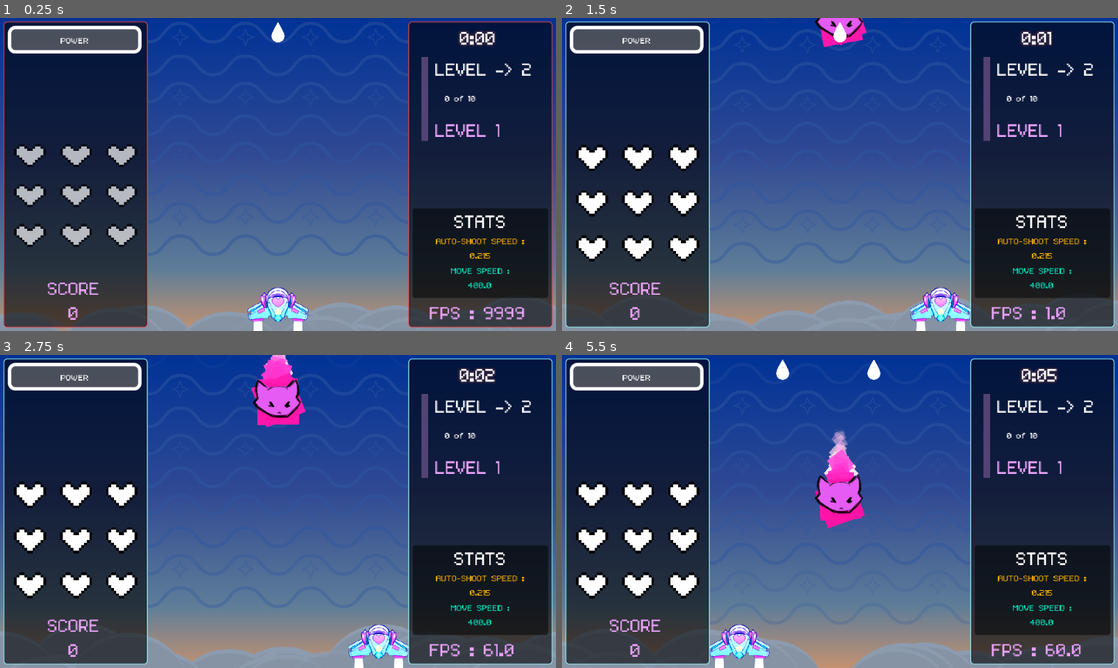
Above: before the commit, frames 1-4 (two rows, left to right).
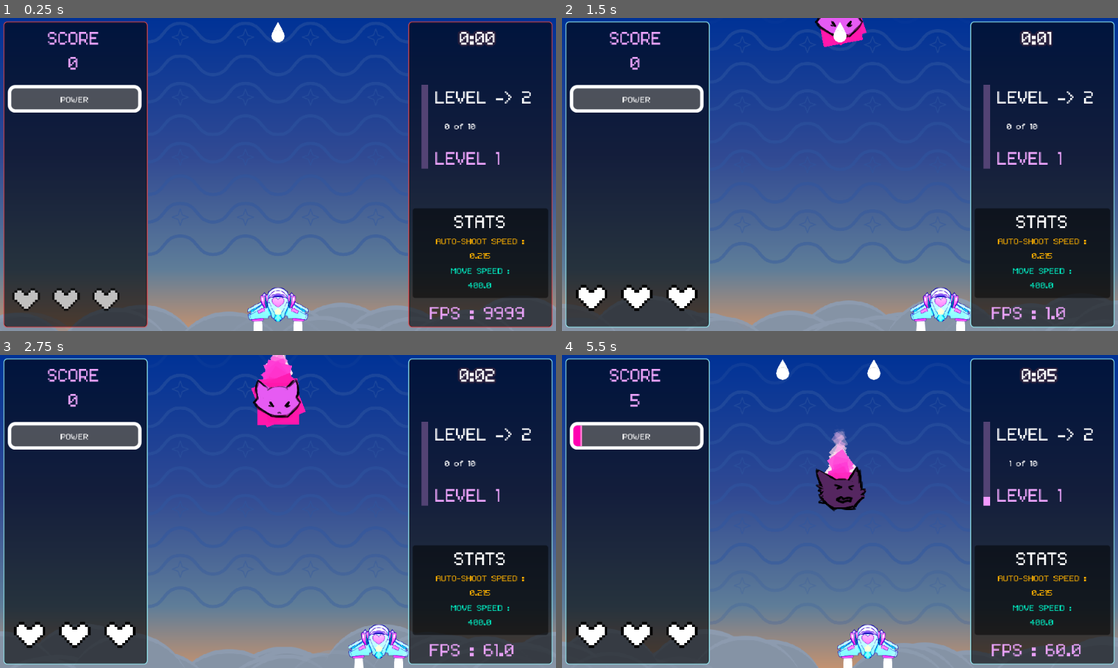
Above: after the commit, the same moments.

Repository: JoshuaOddBloom/ANSG_MeowBlast
Game: Godot game, scene res://scenes/base_level/base_level.tscn
The game is run twice, just before and just after one commit, with the same random seed, the same clock (stepped at 60 frames per second) and the same inputs. This scene is started directly instead of the project's main scene. Sound files missing from this copy of the repository are replaced by a short silence.
Inputs (mouse positions are in pixels of both pictures, inside the frame that each line leads up to):
- Up to frame 1 (0.25 s): no input
- Up to frame 2 (1.5 s): move the mouse to (962, 158) at 0.52 s; hold Right (ui_right) 0.53-1.28 s; tap J (shoot) at 0.6 s; click (962, 158) at 0.67 s; tap K (use_power) at 0.8, 1.35 s; move the mouse to (728, 190) at 1.27 s; hold Down (ui_down) from 1.28 s (still down)
- Up to frame 3 (2.75 s): click (166, 527) at 1.55 s; move the mouse to (333, 442) at 2.02 s; release Down (ui_down) at 2.03 s; hold Right (ui_right) from 2.03 s (still down); click (333, 442) at 2.1 s; right-click (333, 442) at 2.3 s
- Up to frame 4 (5.5 s): move the mouse to (812, 574) at 2.77 s; right-click (812, 574) at 2.85 s; click (812, 574) at 2.92 s; tap J (shoot) at 3.05, 3.6 s; move the mouse to (1006, 558) at 3.52 s; release Right (ui_right) at 3.53 s; hold Left (ui_left) 3.53-5.03 s; click (1006, 558) at 3.67 s; tap K (use_power) at 3.8, 4.35 s; move the mouse to (673, 464) at 4.27 s; click (673, 464) at 4.55 s; move the mouse to (867, 511) at 5.02 s; hold Down (ui_down) from 5.03 s (still down); click (867, 511) at 5.1 s; right-click (867, 511) at 5.3 s

The runs differ from the first frame. In frame 1, 8.7% of the frame differs, in the area x 1-96%, y 2-97%; in frame 2, 9.3%; in frame 3, 9.3%; in frame 4, 12%, in the area x 1-96%, y 2-100%.

Commit message:
checkpoing

Diff:
--- a/autoload/game_events.gd
+++ b/autoload/game_events.gd
@@ -8,6 +8,7 @@
 # Game-flow elements
 signal global_scale_target_changed
 signal update_player_stats(stat: String, value: float)
+signal use_power
 signal player_power_charged
 signal player_power_used
 signal player_power_being_used
@@ -124,6 +125,10 @@
 	projectile_count_changed.emit(projectile_count)
 
 
+func emit_use_power():
+	use_power.emit()
+
+
 func emit_player_power_charged():
 	player_power_charged.emit()
 
--- a/project.godot
+++ b/project.godot
@@ -127,6 +127,16 @@
 , Object(InputEventKey,"resource_local_to_scene":false,"resource_name":"","device":-1,"window_id":0,"alt_pressed":false …(186 unchanged characters)…
 ]
 }
+mouse_button_left={
+"deadzone": 0.2,
+"events": [Object(InputEventMouseButton,"resource_local_to_scene":false,"resource_name":"","device":-1,"window_id":0,"alt_pressed":false,"shift_pressed":false,"ctrl_pressed":false,"meta_pressed":false,"button_mask":1,"position":Vector2(239, 39),"global_position":Vector2(258, 135),"factor":1.0,"button_index":1,"canceled":false,"pressed":true,"double_click":false,"script":null)
+]
+}
+mouse_button_right={
+"deadzone": 0.2,
+"events": [Object(InputEventMouseButton,"resource_local_to_scene":false,"resource_name":"","device":-1,"window_id":0,"alt_pressed":false,"shift_pressed":false,"ctrl_pressed":false,"meta_pressed":false,"button_mask":2,"position":Vector2(706, 34),"global_position":Vector2(725, 130),"factor":1.0,"button_index":2,"canceled":false,"pressed":true,"double_click":false,"script":null)
+]
+}
 
 [layer_names]
 
@@ -140,3 +150,4 @@
 textures/canvas_textures/default_texture_filter=0
 renderer/rendering_method="gl_compatibility"
 renderer/rendering_method.mobile="gl_compatibility"
+textures/vram_compression/import_etc2_astc=true
--- a/scenes/base_level/base_level.gd
+++ b/scenes/base_level/base_level.gd
@@ -3,7 +3,6 @@
 @export var enemy_scene: PackedScene
 @export var enemy_spawn_timer_min_wait: float = 1.5
 @export var enemy_spawn_timer_max_wait: float = 2.5
-
 @onready var entities_layer: Node2D = %EntitiesLayer
 @onready var player: Player = %Player
 @onready var enemy_spawner_timer: Timer = $EnemySpawnerTimer
@@ -12,7 +11,6 @@
 @onready var projectile_bounds: Area2D = %ProjectileBounds
 @onready var hurt_box: Area2D = %HurtBox
 # Levels
-#@onready var bg_animation_player: AnimationPlayer = %BGAnimationPlayer
 @onready var level_transition_player: AnimationPlayer = $BG/LevelTransitionPlayer
 @onready var pattern_animation_player: AnimationPlayer = %PatternAnimationPlayer
 @onready var game_over_rand_audio_component: RandomAudioStreamPlayer = %GameOverRandAudioComponent
@@ -33,11 +31,9 @@
 	enemy_spawner_timer_2.timeout.connect(on_enemy_spawner_timer_2_timeout)
 	enemy_spawner_timer_3.timeout.connect(on_enemy_spawner_timer_3_timeout)
 	GameEvents.level_changed.connect(on_level_changed)
-
 	# For UI initial status
 	GameEvents.level_launch_signal_request()
 	player.update_player_stats()
-
 	projectile_bounds.area_entered.connect(on_projectile_bounds_entered)
 	hurt_box.area_entered.connect(on_hurt_box_entered)
 	GameEvents.game_played = true
--- a/scenes/base_level/base_level.tscn
+++ b/scenes/base_level/base_level.tscn
@@ -560,6 +560,8 @@
 enemy_scene = ExtResource("3_jlp5g")
 enemy_spawn_timer_min_wait = 1.0
 enemy_spawn_timer_max_wait = 2.25
+metadata/_edit_vertical_guides_ = [170.0, 470.0]
+metadata/_edit_horizontal_guides_ = [-27.0, -3.0]
 
 [node name="AudioStreamPlayer" type="AudioStreamPlayer" parent="."]
 stream = ExtResource("3_g525y")
@@ -729,7 +731,7 @@
 monitorable = false
 
 [node name="CollisionShape2D" type="CollisionShape2D" parent="ProjectileBounds"]
-position = Vector2(320, -27.5)
+position = Vector2(322, -27)
 shape = SubResource("RectangleShape2D_0wob2")
 debug_color = Color(0.92705, 0.269834, 7.70092e-07, 0.42)
 
--- a/scenes/player/player.gd
+++ b/scenes/player/player.gd
@@ -35,6 +35,7 @@
 
 
 func _ready() -> void:
+	GameEvents.use_power.connect(use_power)
 	GameEvents.player_power_charged.connect(on_player_power_charged)
 	GameEvents.get_player_health.connect(on_get_player_health)
 	GameEvents.player_defeated.connect(on_player_defeated)
@@ -42,15 +43,15 @@
 	GameEvents.score_count_changed.connect(on_score_count_changed)
 	GameEvents.item_drop_collected.connect(on_item_drop_collected)
 	GameEvents.global_scale_target_changed.connect(on_global_scale_target_changed)
-
+	#
 	health_component.defeated.connect(on_player_defeated)
 	semi_automatic_timer.timeout.connect(on_semi_automatic_timer_timeout)
 	#boost_automatic_timer.timeout.connect(on_semi_automatic_timer_timeout)
 	using_power_timer.timeout.connect(on_using_power_timer_timeout)
 
+	GameEvents.emit_player_health_changed(health_component.current_health)
 	power_ready_gpu_particles_2d.emitting = false
 	semi_automatic_timer.wait_time = projectile_base_wait_time
-
 	update_player_stats()
 
 
@@ -65,16 +66,22 @@
 		elif scale == GameEvents.global_scale_target:
 			lerp_scale_to_global_scale_target = false
 
+	if Input.is_mouse_button_pressed(MOUSE_BUTTON_LEFT):
+		var global_mouse_position = get_global_mouse_position()
+		if global_mouse_position.x <= 170 or global_mouse_position.x >= 470:
+			return
+
+		global_position.x = global_mouse_position.x
+
 	# Move Left
 	if Input.is_action_pressed("ui_left"):
 		global_position.x -= move_speed * delta
-
 	# Move Right
 	elif Input.is_action_pressed("ui_right"):
 		global_position.x += move_speed * delta
 
 	# Fire Projectile
-	if Input.is_action_just_pressed("shoot"):
+	if Input.is_action_just_pressed("shoot") or Input.is_action_just_pressed("mouse_button_left"):
 		if ! can_shoot:
 			# Cannot shoot, break out of loop
 			return
@@ -82,19 +89,23 @@
 
 		semi_automatic_timer.start()
 
-	elif Input.is_action_just_released("shoot"):
+	elif Input.is_action_just_released("shoot") or Input.is_action_just_released("mouse_button_left"):
 		semi_automatic_timer.stop()
 
-	if Input.is_action_just_pressed("use_power"):
-		if can_use_power:
+	if Input.is_action_just_pressed("use_power") or Input.is_action_just_pressed("mouse_button_right"):
+		use_power()
+
+	move_and_slide()
+
+
+func use_power():
+	if can_use_power:
 			projectile_base_wait_time = semi_automatic_timer.wait_time
 			can_use_power = false
 			is_using_power = true
 			set_power_parameters()
 			using_power_timer.start()
 			update_power_bar_value_timer.start()
-
-	move_and_slide()
 
 
 func update_player_stats():
--- a/scenes/ui/progress_bar.gd
+++ b/scenes/ui/progress_bar.gd
@@ -3,6 +3,7 @@
 @export var label_text_override: String = ""
 @onready var progress_bar: ProgressBar = $ProgressBar
 @onready var label: Label = $Label
+@onready var power_button: Button = %PowerButton
 
 var power_being_used: bool = false
 
@@ -10,6 +11,7 @@
 	#GameEvents.player_power_used.connect(on_player_power_used)
 	#GameEvents.player_power_being_used.connect(on_player_power_being_used)
 	GameEvents.player_update_power_value.connect(on_player_update_power_value)
+	power_button.pressed.connect(on_power_button_pressed)
 	#GameEvents.score_count_changed.connect(on_score_count_changed)
 	if label_text_override != "":
 		label.text = label_text_override
@@ -46,3 +48,7 @@
 func on_player_update_power_value(current_power, power_target):
 	progress_bar.max_value = power_target
 	progress_bar.value = current_power
+
+
+func on_power_button_pressed():
+	GameEvents.emit_use_power()
--- a/scenes/ui/ui.gd
+++ b/scenes/ui/ui.gd
@@ -47,6 +47,7 @@
 	GameEvents.update_player_stats.connect(on_update_player_stats)
 	GameEvents.game_over.connect(on_game_over)
 
+	score_count_label.text = "SCORE\n0"
 	fps_timer.timeout.connect(on_fps_timer_timeout)
 	#retry_button.pressed.connect(on_retry_button_pressed)
 	enemy_health_bar.hide()
--- a/scenes/ui/ui.tscn
+++ b/scenes/ui/ui.tscn
@@ -11,7 +11,6 @@
 [ext_resource type="Theme" uid="uid://cjpmhdv1xll3w" path="res://assets/themes/default_theme_small_font_no_outline.tres" id="6_4kltc"]
 [ext_resource type="Texture2D" uid="uid://cumppv8gqdv46" path="res://assets/textures/movement_trails_thin.png" id="6_jcn1r"]
 [ext_resource type="PackedScene" uid="uid://hm13npaclqff" path="res://scenes/ui/power_up_container_icon.tscn" id="7_hl07w"]
-[ext_resource type="PackedScene" uid="uid://cfavwx3yccek6" path="res://scenes/ui/heart_container_icon.tscn" id="8_swkix"]
 
 [sub_resource type="Animation" id="Animation_uegxj"]
 length = 0.001
@@ -163,6 +162,9 @@
 [sub_resource type="RectangleShape2D" id="RectangleShape2D_g5kmx"]
 size = Vector2(190, 600)
 
+[sub_resource type="RectangleShape2D" id="RectangleShape2D_hl07w"]
+size = Vector2(145, 34.1)
+
 [sub_resource type="StyleBoxFlat" id="StyleBoxFlat_uegxj"]
 bg_color = Color(0.324912, 0.262358, 0.455576, 1)
 
@@ -241,6 +243,19 @@
 layout_mode = 2
 size_flags_horizontal = 4
 
+[node name="ScoreCountLabel" type="Label" parent="MarginContainer/HBoxContainer/PanelContainer/LeftUIVBox"]
+unique_name_in_owner = true
+modulate = Color(0.908646, 0.629312, 0.968326, 1)
+custom_minimum_size = Vector2(153, 64)
+layout_mode = 2
+size_flags_horizontal = 0
+size_flags_vertical = 8
+theme_override_font_sizes/font_size = 32
+text = "SCORE
+00000000000"
+horizontal_alignment = 1
+autowrap_mode = 2
+
 [node name="PowerProgressBar" type="PanelContainer" parent="MarginContainer/HBoxContainer/PanelContainer/LeftUIVBox"]
 unique_name_in_owner = true
 clip_contents = true
@@ -268,8 +283,21 @@
 text = "POWER"
 horizontal_alignment = 1
 
+[node name="PowerButton" type="Button" parent="MarginContainer/HBoxContainer/PanelContainer/LeftUIVBox/PowerProgressBar"]
+unique_name_in_owner = true
+modulate = Color(1, 1, 1, 0)
+custom_minimum_size = Vector2(145, 24)
+layout_mode = 2
+mouse_filter = 1
+
+[node name="TouchScreenButton" type="TouchScreenButton" parent="MarginContainer/HBoxContainer/PanelContainer/LeftUIVBox"]
+position = Vector2(77, 16)
+shape = SubResource("RectangleShape2D_hl07w")
+action = "mouse_button_left"
+
 [node name="PowerContainersHBox" type="HBoxContainer" parent="MarginContainer/HBoxContainer/PanelContainer/LeftUIVBox"]
 unique_name_in_owner = true
+visible = false
 layout_mode = 2
 size_flags_horizontal = 4
 size_flags_vertical = 0
@@ -296,53 +324,8 @@
 custom_minimum_size = Vector2(154, 0)
 layout_mode = 2
 size_flags_horizontal = 4
-size_flags_vertical = 0
+size_flags_vertical = 8
 columns = 3
-
-[node name="HeartIcon" parent="MarginContainer/HBoxContainer/PanelContainer/LeftUIVBox/MarginContainer/HeartContainersHBox" instance=ExtResource("8_swkix")]
-layout_mode = 2
-size_flags_horizontal = 3
-size_flags_vertical = 0
-
-[node name="HeartIcon2" parent="MarginContainer/HBoxContainer/PanelContainer/LeftUIVBox/MarginContainer/HeartContainersHBox" instance=ExtResource("8_swkix")]
-layout_mode = 2
-size_flags_horizontal = 3
-size_flags_vertical = 0
-
-[node name="HeartIcon3" parent="MarginContainer/HBoxContainer/PanelContainer/LeftUIVBox/MarginContainer/HeartContainersHBox" instance=ExtResource("8_swkix")]
-layout_mode = 2
-size_flags_horizontal = 3
-size_flags_vertical = 0
-
-[node name="HeartIcon4" parent="MarginContainer/HBoxContainer/PanelContainer/LeftUIVBox/MarginContainer/HeartContainersHBox" instance=ExtResource("8_swkix")]
-layout_mode = 2
-size_flags_horizontal = 3
-size_flags_vertical = 0
-
-[node name="HeartIcon5" parent="MarginContainer/HBoxContainer/PanelContainer/LeftUIVBox/MarginContainer/HeartContainersHBox" instance=ExtResource("8_swkix")]
-layout_mode = 2
-size_flags_horizontal = 3
-size_flags_vertical = 0
-
-[node name="HeartIcon6" parent="MarginContainer/HBoxContainer/PanelContainer/LeftUIVBox/MarginContainer/HeartContainersHBox" instance=ExtResource("8_swkix")]
-layout_mode = 2
-size_flags_horizontal = 3
-size_flags_vertical = 0
-
-[node name="HeartIcon7" parent="MarginContainer/HBoxContainer/PanelContainer/LeftUIVBox/MarginContainer/HeartContainersHBox" instance=ExtResource("8_swkix")]
-layout_mode = 2
-size_flags_horizontal = 3
-size_flags_vertical = 0
-
-[node name="HeartIcon8" parent="MarginContainer/HBoxContainer/PanelContainer/LeftUIVBox/MarginContainer/HeartContainersHBox" instance=ExtResource("8_swkix")]
-layout_mode = 2
-size_flags_horizontal = 3
-size_flags_vertical = 0
-
-[node name="HeartIcon9" parent="MarginContainer/HBoxContainer/PanelContainer/LeftUIVBox/MarginContainer/HeartContainersHBox" instance=ExtResource("8_swkix")]
-layout_mode = 2
-size_flags_horizontal = 3
-size_flags_vertical = 0
 
 [node name="ProjectileCountLabel" type="Label" parent="MarginContainer/HBoxContainer/PanelContainer/LeftUIVBox"]
 unique_name_in_owner = true
@@ -368,19 +351,6 @@
 text = "Health : "
 autowrap_mode = 2
 
-[node name="ScoreCountLabel" type="Label" parent="MarginContainer/HBoxContainer/PanelContainer/LeftUIVBox"]
-unique_name_in_owner = true
-modulate = Color(0.908646, 0.629312, 0.968326, 1)
-custom_minimum_size = Vector2(153, 0)
-layout_mode = 2
-size_flags_horizontal = 0
-size_flags_vertical = 8
-theme_override_font_sizes/font_size = 32
-text = "SCORE
-0"
-horizontal_alignment = 1
-autowrap_mode = 2
-
 [node name="CenterVBoxContainer" type="VBoxContainer" parent="MarginContainer/HBoxContainer"]
 layout_mode = 2
 size_flags_horizontal = 6
@@ -409,7 +379,7 @@
 theme = ExtResource("3_pfayw")
 
 [node name="ArenaTimeUI" parent="MarginContainer/HBoxContainer/PanelContainer2/RightUIVBox" instance=ExtResource("5_uegxj")]
-custom_minimum_size = Vector2(48, 32)
+custom_minimum_size = Vector2(48, 64)
 layout_mode = 2
 size_flags_horizontal = 4
 theme = null
@@ -451,7 +421,7 @@
 size_flags_horizontal = 0
 size_flags_vertical = 6
 theme_override_font_sizes/font_size = 16
-text = "49 of 50"
+text = "0 of 50"
 horizontal_alignment = 2
 vertical_alignment = 1
 
Binary file added: assets/app/icon/oddbloomstudios_icon_1024.png
Not shown, added: assets/app/icon/oddbloomstudios_icon_1024.png.import
Binary file added: assets/app/icon/oddbloomstudios_icon_192.png
Not shown, added: assets/app/icon/oddbloomstudios_icon_192.png.import
Binary file added: assets/app/icon/oddbloomstudios_icon_432.png
Not shown, added: assets/app/icon/oddbloomstudios_icon_432.png.import
Not shown, changed: export_presets.cfg
Not shown, changed: .DS_Store
Not shown, changed: assets/.DS_Store
Not shown, added: assets/app/.DS_Store
